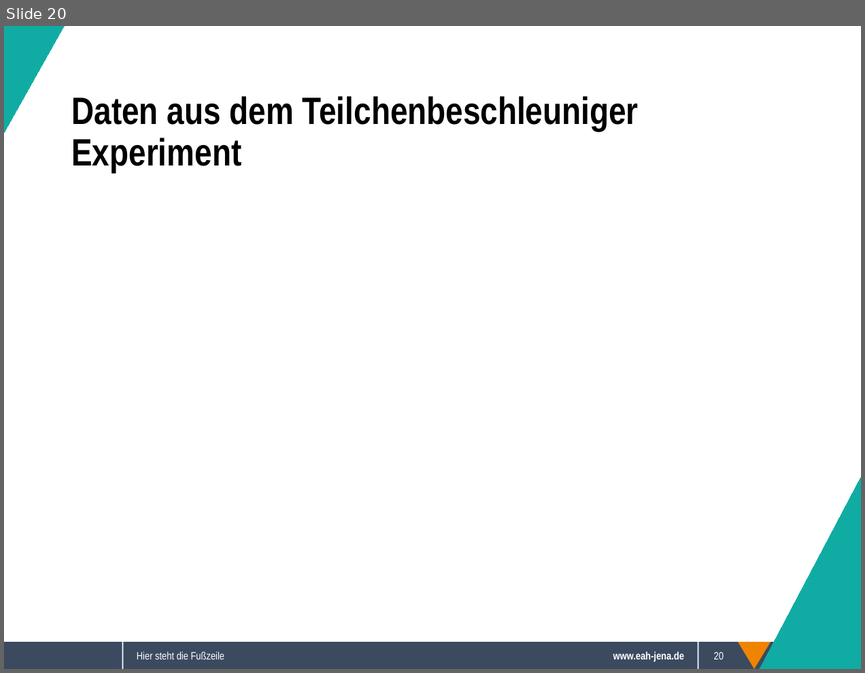
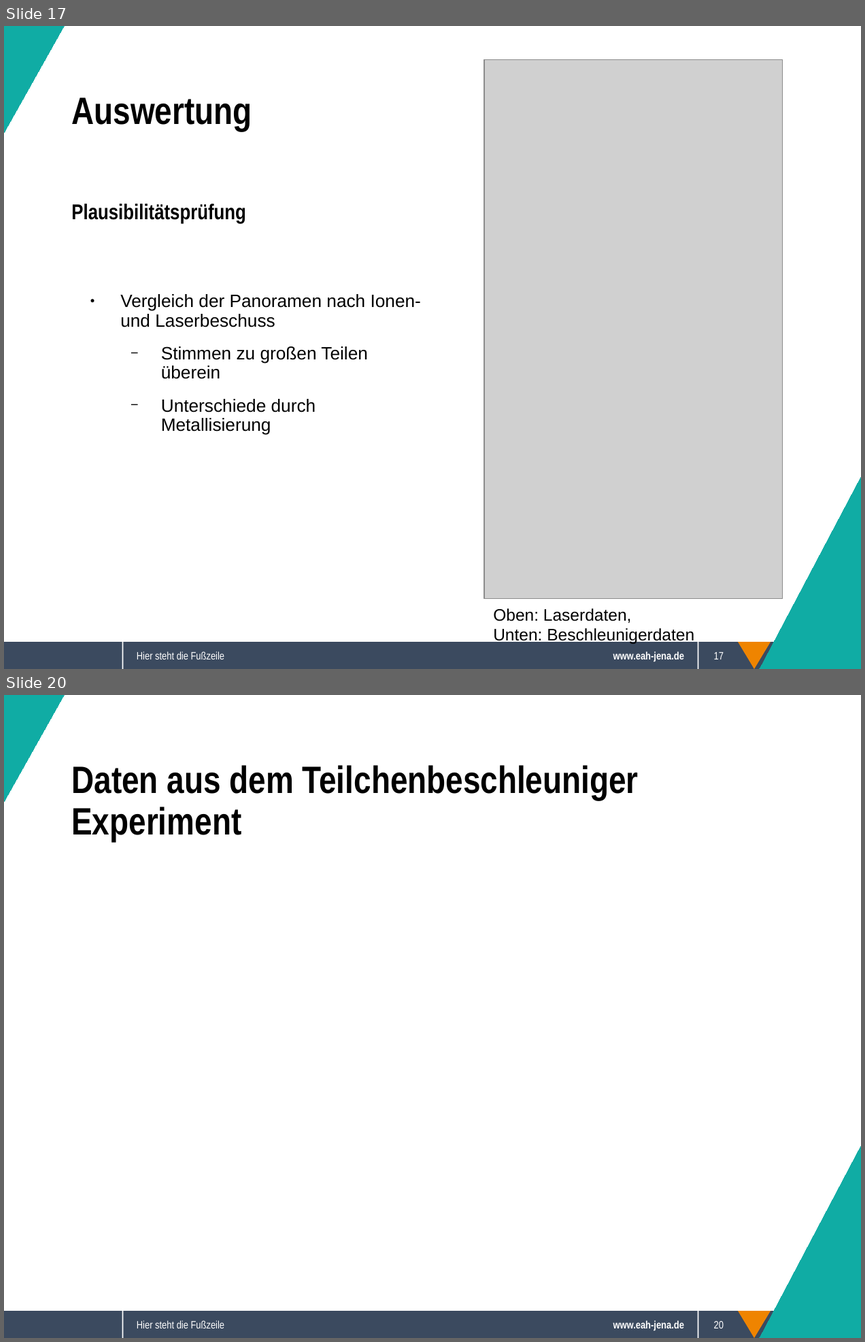
Before and after one commit to Sappy5053/Komplexpraktikum, a slide deck: Präsentation.odp. Shown one above the other, each under a label of ours: slide 20 before the commit, slides 17 and 20 after it; the slides between them are not shown. The pictures are 865x673 and 865x1342 pixels, drawn with LibreOffice and Linux fonts; fonts in the diff are those of the drawing; grey boxes stand for pictures; background and template pictures are left out. Boxes give left, top, right and bottom in pixels: in the first picture for what was removed or moved away, otherwise in the second. Text is boxed around its words. In the diff, an @@ line names an element or a change of style, - is before the commit and + after.

```diff
--- a/Präsentation.odp
+++ b/Präsentation.odp
@@ slide 17 added at (4,26,861,669), background #FFFFFF; not listed: 5 template elements that a slide beside it also shows @@
@@ right triangle added at (4,26,64,133), fill #10ACA4, outline #10ACA4 0 pt @@
@@ picture added at (484,59,782,597) @@
@@ text added at (71,97,252,131), 32 pt, text #000000, bold @@
+Auswertung
@@ text added at (71,203,246,224), 18 pt, text #000000, bold @@
+Plausibilitätsprüfung
@@ text added at (120,294,421,435), 15 pt, text #000000 @@
+● Vergleich der Panoramen nach Ionen- und Laserbeschuss
+  − Stimmen zu großen Teilen überein
+  − Unterschiede durch Metallisierung
@@ right triangle added at (759,478,861,669), fill #10ACA4, outline #10ACA4 0 pt @@
@@ right triangle added at (759,504,861,669), fill #10ACA4, outline #10ACA4 0 pt @@
@@ text added at (493,608,694,643), 14 pt, text #000000 @@
+Oben: Laserdaten,
+Unten: Beschleunigerdaten
@@ text added at (137,651,225,659), 9 pt, text #FFFFFF @@
+Hier steht die Fußzeile
@@ page number added at (714,652,723,659), 9 pt, text #FFFFFF @@
+17
```
Also in this commit, not shown: 5 slides changed, 1 other slide added, 2 slides removed, 2 other files.
